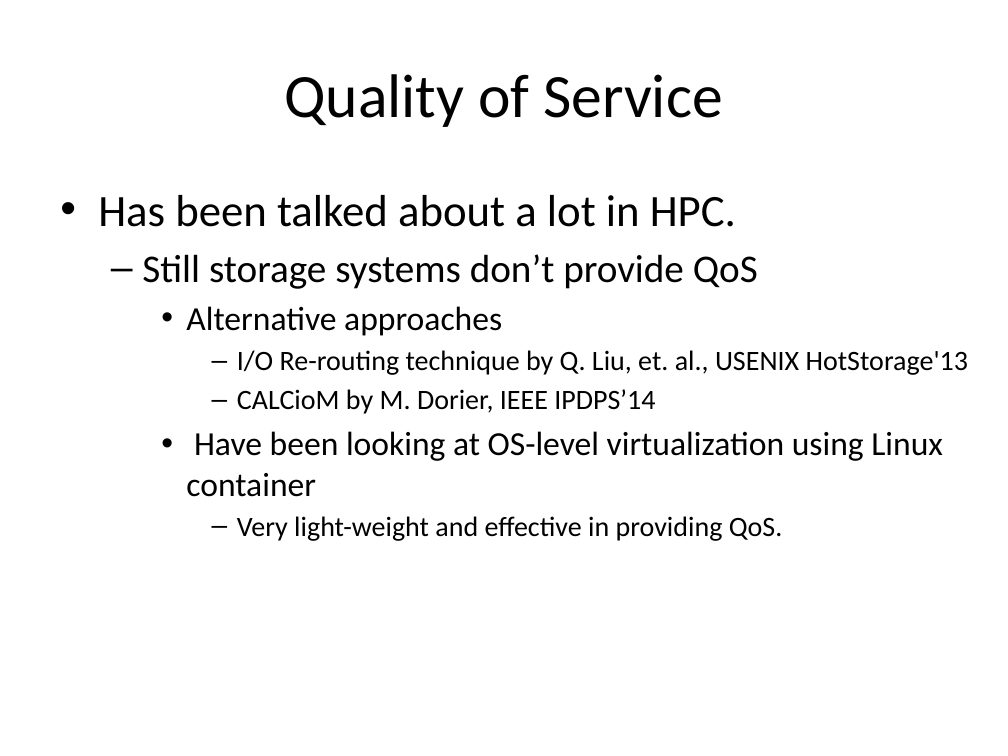
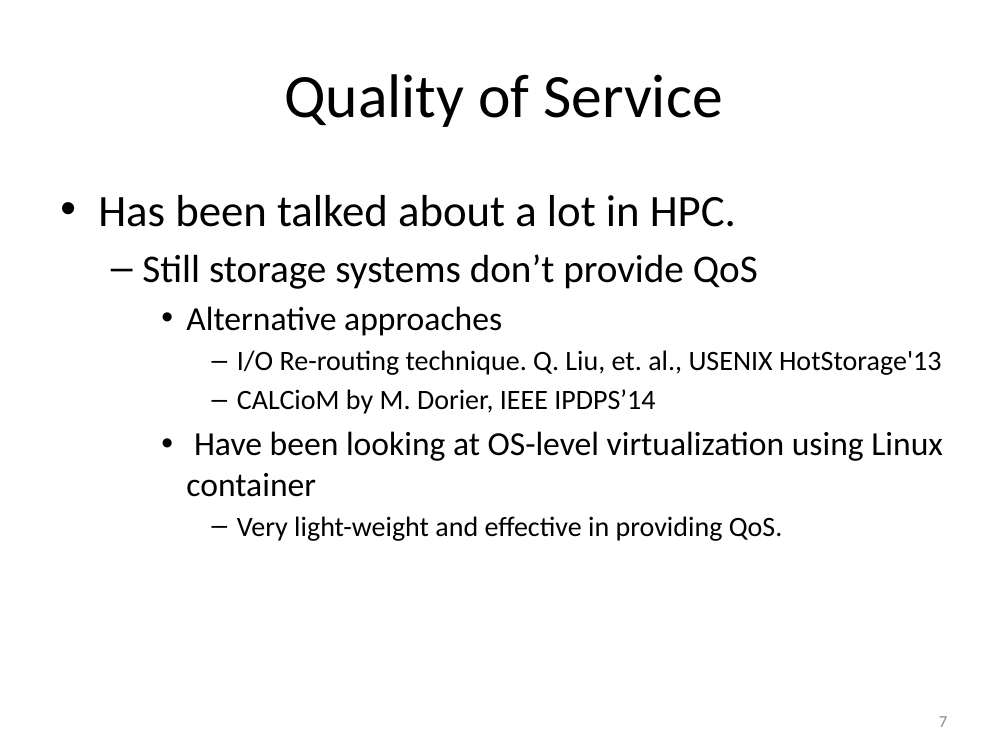
Before and after one commit to TPLink32/sirius, a slide deck: slide 7 of All-Hand-Meetings/AHM-10-14-2015/Presentations/SIRIUS_AHM-liu.pptx (slide 5 before the commit). Drawn at 1008x756 pixels with LibreOffice and Linux fonts; fonts in the diff are those of the drawing. Boxes give left, top, right and bottom in pixels: in the first picture for what was removed or moved away, otherwise in the second. Text is boxed around its words. In the diff, an @@ line names an element or a change of style, - is before the commit and + after.

```diff
--- a/All-Hand-Meetings/AHM-10-14-2015/Presentations/SIRIUS_AHM-liu.pptx
+++ b/All-Hand-Meetings/AHM-10-14-2015/Presentations/SIRIUS_AHM-liu.pptx
@@ text at (237, 350, 942, 375): text changed @@
-      – I/O Re-routing technique by Q. Liu, et. al., USENIX HotStorage'13
+      – I/O Re-routing technique. Q. Liu, et. al., USENIX HotStorage'13
@@ page number added at (939, 716, 947, 727), 12 pt, text #8C8C8C @@
+7
```
Also in this commit, not shown: 4 other slides changed, 3 slides added.
